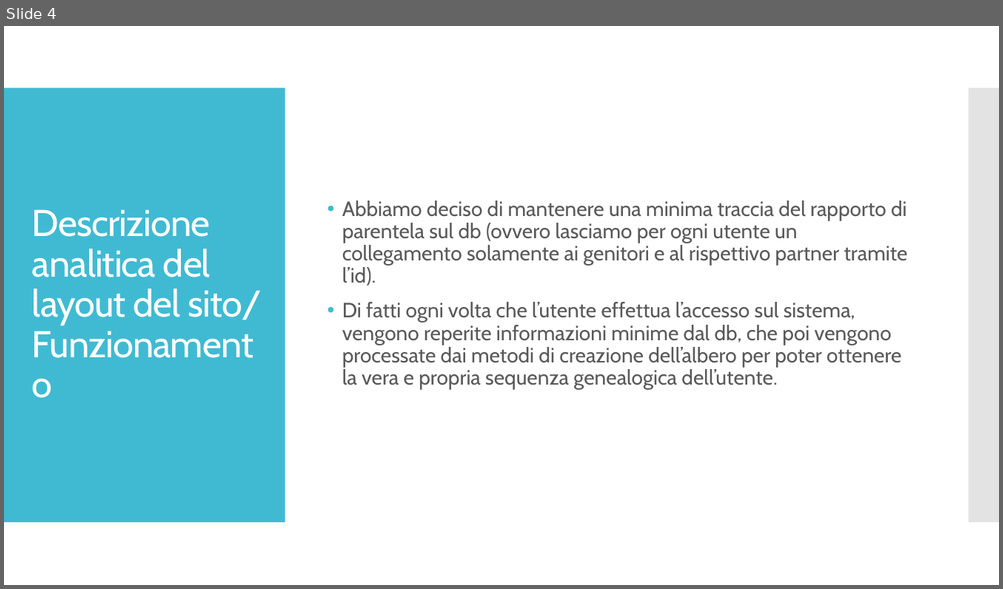
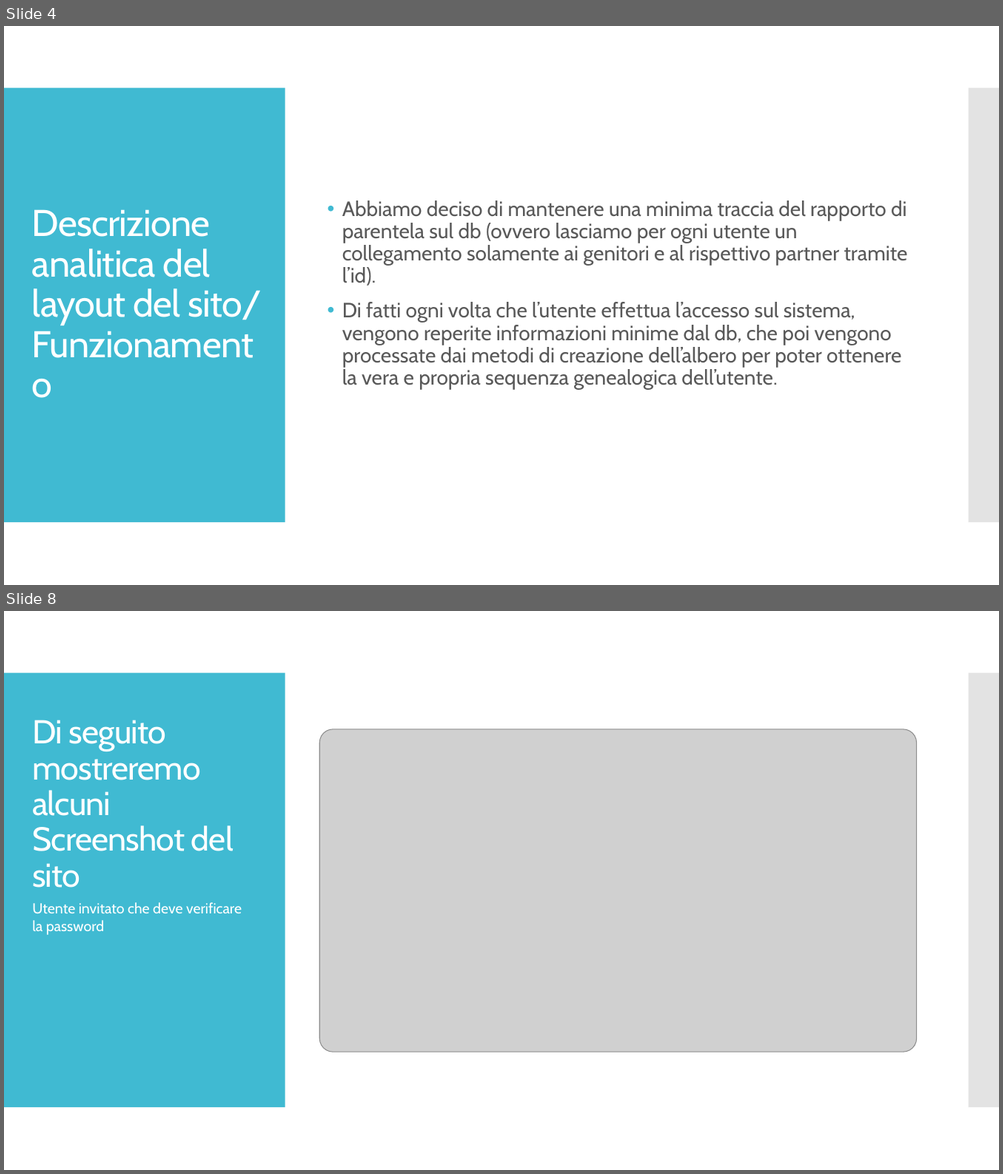
Before and after one commit to francar93/genealogytree, a slide deck: Presentazione idw.pptx. Shown one above the other, each under a label of ours: slide 4 before the commit, slides 4 and 8 after it; the slides between them are not shown. The pictures are 1003x589 and 1003x1174 pixels, drawn with LibreOffice and Linux fonts; fonts in the diff are those of the drawing; grey boxes stand for pictures. Boxes give left, top, right and bottom in pixels: in the first picture for what was removed or moved away, otherwise in the second. Text is boxed around its words. In the diff, an @@ line names an element or a change of style, - is before the commit and + after.

```diff
--- a/Presentazione idw.pptx
+++ b/Presentazione idw.pptx
@@ slide 8 added at bbox=[4, 611, 999, 1170], background #FFFFFF; not listed: 2 template elements that a slide beside it also shows @@
@@ title added at bbox=[32, 720, 233, 888], 32 pt, text #FFFFFF @@
+Di seguito mostreremo alcuni Screenshot del sito
@@ picture added at bbox=[319, 729, 916, 1053] @@
@@ text added at bbox=[32, 903, 242, 935], 14 pt, text #FFFFFF @@
+Utente invitato che deve verificare la password
```
Also in this commit, not shown: 4 other slides added, 4 other files.
